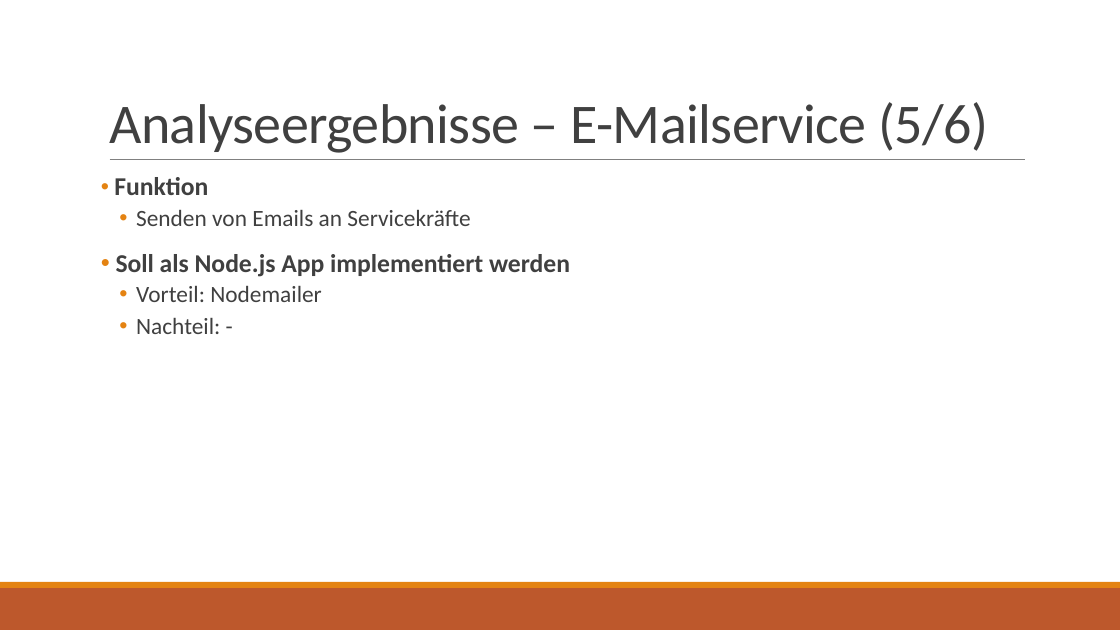
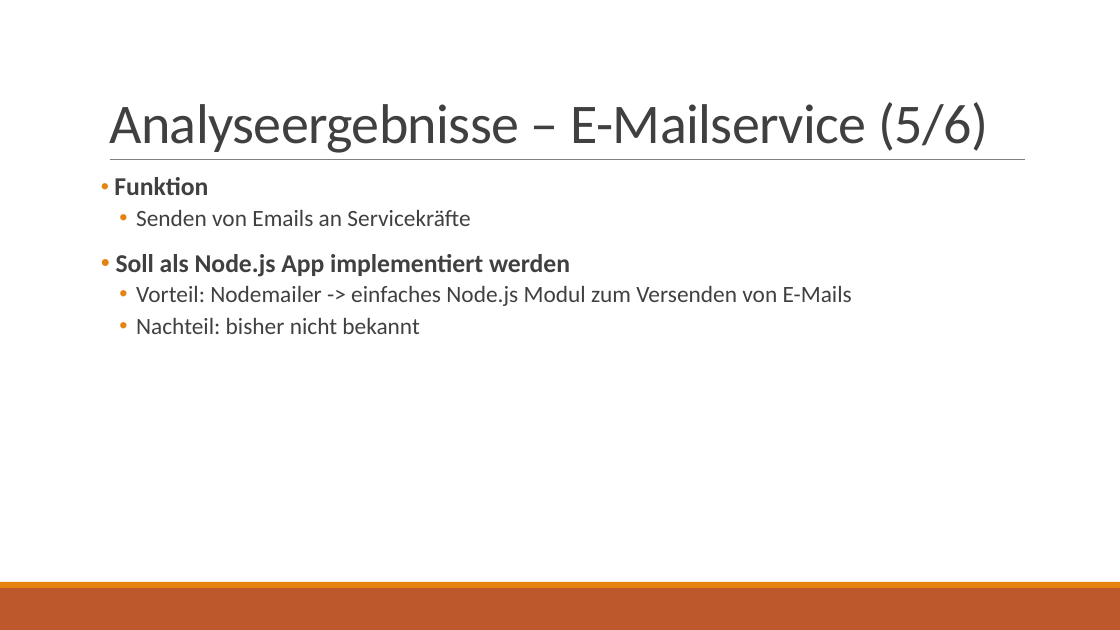
Before and after one commit to jnk111/AI_Praktikum, a slide deck: slide 7 of Aufgaben/P4/Loesung/Wochenplansoftware - Architekturbewertung.pptx. Drawn at 1120x630 pixels with LibreOffice and Linux fonts; fonts in the diff are those of the drawing. Boxes give left, top, right and bottom in pixels: in the first picture for what was removed or moved away, otherwise in the second. Text is boxed around its words. In the diff, an @@ line names an element or a change of style, - is before the commit and + after.

```diff
--- a/Aufgaben/P4/Loesung/Wochenplansoftware - Architekturbewertung.pptx
+++ b/Aufgaben/P4/Loesung/Wochenplansoftware - Architekturbewertung.pptx
@@ text at [136, 286, 852, 334]: text changed @@
-  • Vorteil: Nodemailer
-  • Nachteil: -
+  • Vorteil: Nodemailer -> einfaches Node.js Modul zum Versenden von E-Mails
+  • Nachteil: bisher nicht bekannt
```
Also in this commit, not shown: 5 other slides changed, 1 other file.
